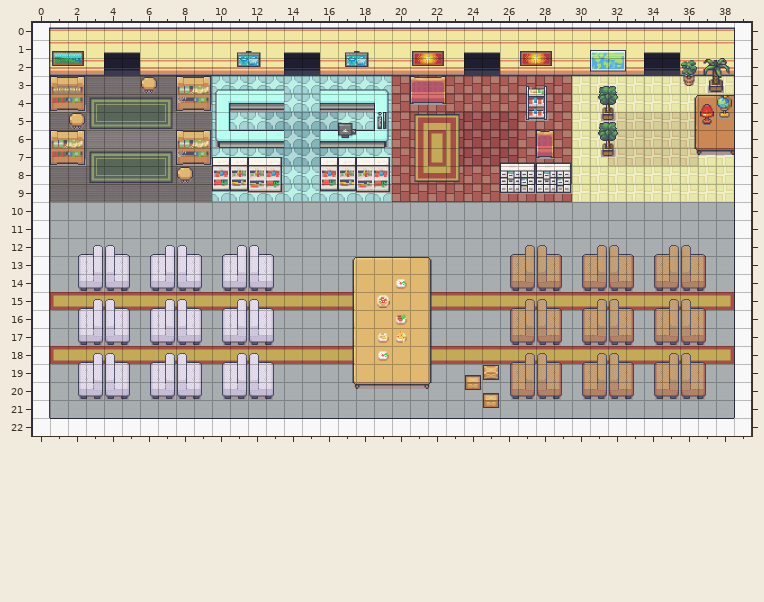
One commit to this Tiled map: format_scripts/main_island_lounge.tmx. Above: the version before the commit.
Cells are 32x32 px. Shown: x 0..39, y 0..22.
Once edited:
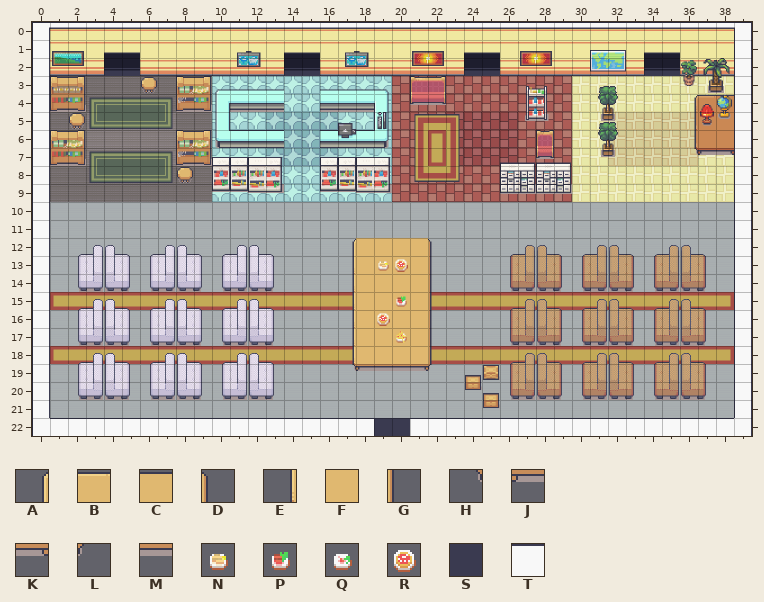
Key: from "interiors2": A 165, B 166, C 167, D 168, E 181, F 183, G 184, H 197, J 198, K 199, L 200, M 201, N 203, P 219, Q 220, R 235; from "interiors3": S 12, T 49.
_ is an empty cell.
Difference:
Layer "background":
y 22: x 19..20 TT -> SS
Layer "underlay":
y 13: x 19..20 __ -> FF
y 19: x 17..22 _FFFF_ -> HJMMKL
y 20: x 17..22 HJMMKL -> ______
Layer "overlay":
y 12: x 17..22 ______ -> AFFFFD
y 13: x 17..22 ABBBCD -> EFNRFG
y 14: x 20 Q -> _
y 15: x 19..20 R_ -> _P
y 16: x 19..20 _P -> R_
y 17: x 19 N -> _
y 18: x 19 Q -> _
y 19: x 17 E -> _; x 22 G -> _
